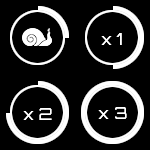
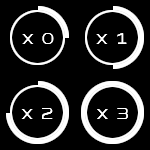
Layered file, before and after one edit (w=150, h=150). Changes by layer:
painted on "x 3" (1st of 2, in "Theme" › "Level 4") over left=97, top=107, right=128, bottom=119
painted on "x 2" (1st of 2, in "Theme" › "Level 3") over left=21, top=108, right=53, bottom=120
painted on "x 1" (1st of 2, in "Theme" › "Level 2") over left=96, top=33, right=127, bottom=45
removed layer "Snail" (1st of 2, in "Theme" › "Level 1") from group "Level 1" over left=22, top=28, right=52, bottom=46
renamed "x 1" to "x 0", showed it, painted on it over left=22, top=32, right=54, bottom=44
painted on "x 3" (2nd of 2, in "Alpha" › "Level 4") over left=97, top=107, right=128, bottom=119
painted on "x 2" (2nd of 2, in "Alpha" › "Level 3") over left=21, top=108, right=53, bottom=120
painted on "x 1" (2nd of 2, in "Alpha" › "Level 2") over left=96, top=33, right=127, bottom=45
removed layer "Snail" (2nd of 2, in "Alpha" › "Level 1") from group "Level 1" over left=22, top=28, right=52, bottom=46
renamed "x 1" to "x 0", showed it, painted on it over left=22, top=32, right=54, bottom=44
